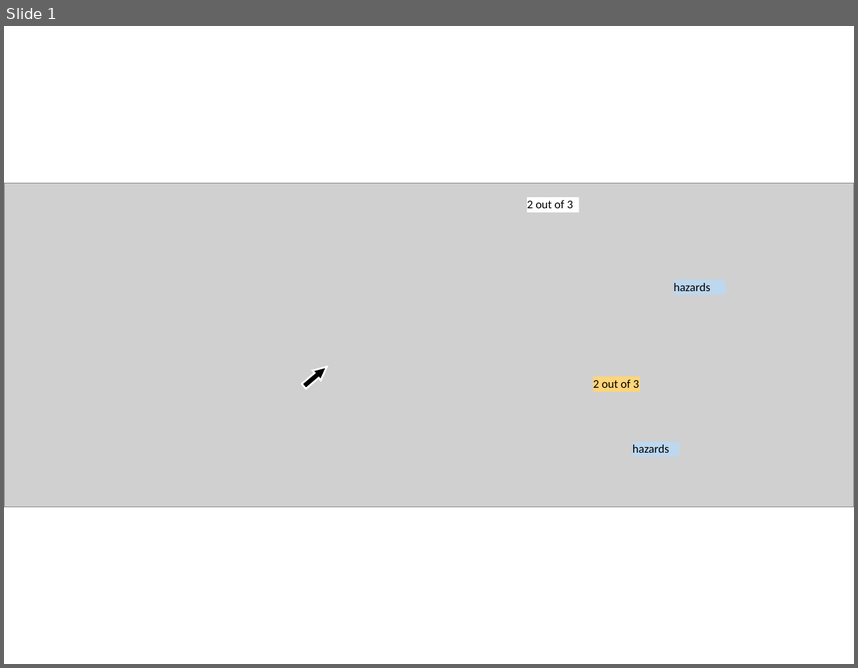
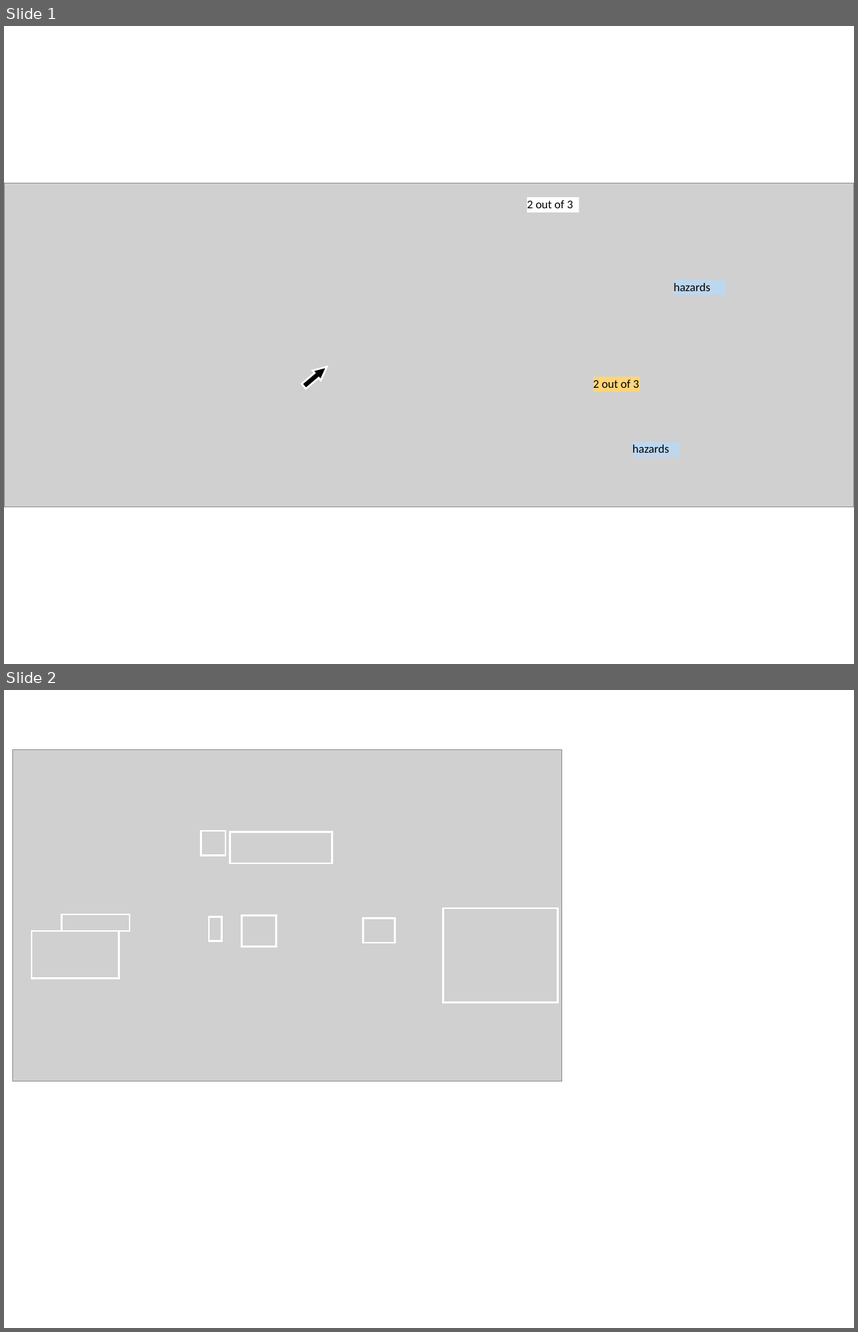
Before and after one commit to cyrilzsy/TeenDriving, a slide deck: TeenDriver screenshots.pptx. Shown one above the other, each under a label of ours: slide 1 before the commit, slides 1 and 2 after it. The pictures are 858x668 and 858x1332 pixels, drawn with LibreOffice and Linux fonts; fonts in the diff are those of the drawing; grey boxes stand for pictures. Boxes give left, top, right and bottom in pixels: in the first picture for what was removed or moved away, otherwise in the second. Text is boxed around its words. In the diff, an @@ line names an element or a change of style, - is before the commit and + after.

Commit message:
update PowerPoint slides

```diff
--- a/TeenDriver screenshots.pptx
+++ b/TeenDriver screenshots.pptx
@@ slide 2 added at [4, 690, 854, 1328], background #FFFFFF @@
@@ picture added at [12, 749, 562, 1080] @@
@@ rectangle added at [201, 831, 226, 856], outline #FFFFFF 1.5 pt @@
@@ rectangle added at [230, 832, 332, 863], outline #FFFFFF 1.5 pt @@
@@ rectangle added at [62, 914, 130, 931], outline #FFFFFF 1.5 pt @@
@@ rectangle added at [209, 916, 221, 940], outline #FFFFFF 1.5 pt @@
@@ rectangle added at [242, 915, 277, 947], outline #FFFFFF 1.5 pt @@
@@ rectangle added at [444, 907, 558, 1002], outline #FFFFFF 1.5 pt @@
@@ rectangle added at [31, 931, 119, 977], outline #FFFFFF 1.5 pt @@
@@ rectangle added at [363, 918, 395, 943], outline #FFFFFF 1.5 pt @@
```
